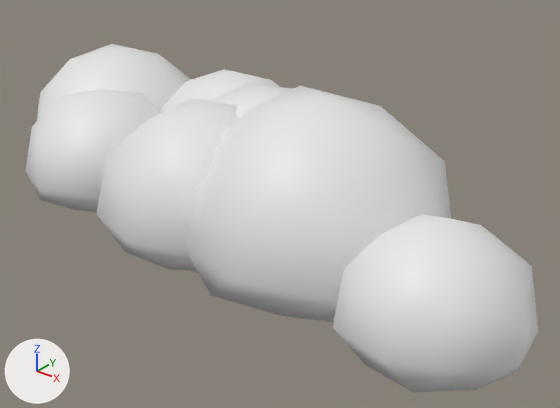
The FBX model Art/Stylized/SM_GR_Cloud_B.fbx, before and after one commit.
One viewpoint serves both versions: a 50 mm camera at (21.2, -23.4, 15.8) aimed at (2.3, 0.2, 1.2). Every picture has the same lights, and +X, +Y and +Z are marked at lower left. The first picture is the older version.

Before the edit, the objects in view are built like this:
```python
me_sm_gr_cloud_b = bpy.data.meshes.new('SM_GR_Cloud_B')
me_sm_gr_cloud_b.from_pydata(...)  # 336 vertices, 640 faces; spans x -13.2..14.9, y -6.6..7.0, z -0.1..7.1
ob_sm_gr_cloud_b = bpy.data.objects.new('SM_GR_Cloud_B', me_sm_gr_cloud_b)
ob_sm_gr_cloud_b.location = (0.0, 0.0, 0.0)
```
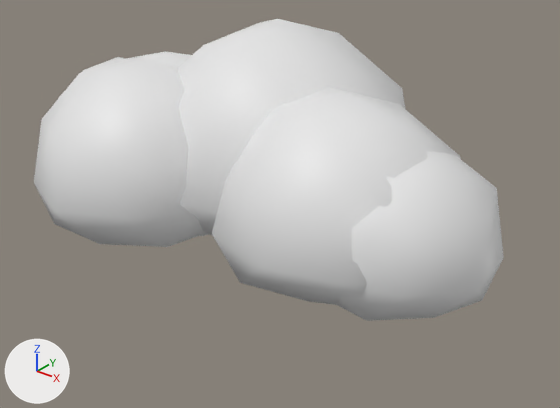
Pixel boxes (x1, y1, x2, y2) of what changed, in the pictures (560 x 408 px; the box of a moved part takes in the faces that stretch with it):
'SM_GR_Cloud_B', reshaped (8% narrower, 13% shorter): before (26, 44, 538, 393); after (34, 19, 504, 321)
part 1 of me_sm_gr_cloud_b, moved or reshaped (mostly hidden afterwards): before (36, 44, 192, 122); after (59, 57, 125, 97)
part 2 of me_sm_gr_cloud_b, moved or reshaped: before (26, 89, 161, 212); after (113, 52, 192, 67)
part 3 of me_sm_gr_cloud_b, moved or reshaped: before (160, 69, 280, 113); after (34, 58, 203, 247)
part 4 of me_sm_gr_cloud_b, moved or reshaped (mostly hidden afterwards): before (208, 85, 294, 118); after (200, 231, 208, 236)
part 5 of me_sm_gr_cloud_b, moved or reshaped: before (97, 98, 240, 270); after (177, 19, 405, 236)
part 6 of me_sm_gr_cloud_b, moved or reshaped (not visible afterwards): before (192, 127, 233, 274)
part 7 of me_sm_gr_cloud_b, moved or reshaped: before (185, 85, 451, 322); after (212, 87, 461, 305)
part 8 of me_sm_gr_cloud_b, moved or reshaped: before (333, 214, 538, 393); after (338, 151, 504, 321)

What changed in the scene script:
```text
Change me_sm_gr_cloud_b:
    used by ob_sm_gr_cloud_b; location = (0.0, 0.0, 0.0)
    remove me_sm_gr_cloud_b.from_pydata(...)  # 336 vertices, 640 faces; spans x -13.2..14.9, y -6.6..7.0, z -0.1..7.1
    add me_sm_gr_cloud_b.from_pydata(...)  # 336 vertices, 640 faces; spans x -13.1..12.3, y -7.0..8.7, z -0.1..8.6
    me_sm_gr_cloud_b part 1: the loose piece of 42 vertices spanning x -13.2..-4.9, y -3.2..5.6, z -0.1..5.9 is scaled about its middle by 0.847, then moved by (-0.6, 0.8, -0.4)
    me_sm_gr_cloud_b part 2: the loose piece of 42 vertices spanning x -10.3..-3.1, y -5.5..2.1, z 0.0..5.0 is scaled about its middle by 1.2, then moved by (0.3, 3.8, 0.5)
    me_sm_gr_cloud_b part 3: the loose piece of 42 vertices spanning x -6.4..1.8, y -1.6..7.0, z -0.1..5.7 is scaled about its middle by 1.23, then moved by (-1.2, -4.4, 0.6)
    me_sm_gr_cloud_b part 4: the loose piece of 42 vertices spanning x -3.7..4.8, y -3.4..5.7, z 0.0..5.9 is scaled about its middle by 0.97, then moved by (-3.3, -1.4, -0.1)
    me_sm_gr_cloud_b part 5: the loose piece of 42 vertices spanning x -4.1..4.5, y -6.6..2.3, z -0.1..6.0 is scaled about its middle by 1.42, then moved by (0.3, 4.5, 1.2)
    me_sm_gr_cloud_b part 6: the loose piece of 42 vertices spanning x -0.6..7.5, y -5.7..2.7, z 0.0..5.6 is scaled about its middle by 1.07, then moved by (-0.2, 2.6, 0.2)
    me_sm_gr_cloud_b part 7: the loose piece of 42 vertices spanning x 0.1..10.7, y -6.5..3.8, z -0.1..7.1 is scaled about its middle by 0.97, then moved by (0.2, 1.2, -0.1)
    me_sm_gr_cloud_b part 8: the loose piece of 42 vertices spanning x 8.2..14.9, y -6.3..0.4, z 0.0..4.7 is scaled about its middle by 1.24, then moved by (-3.5, 3.0, 0.6)
```
